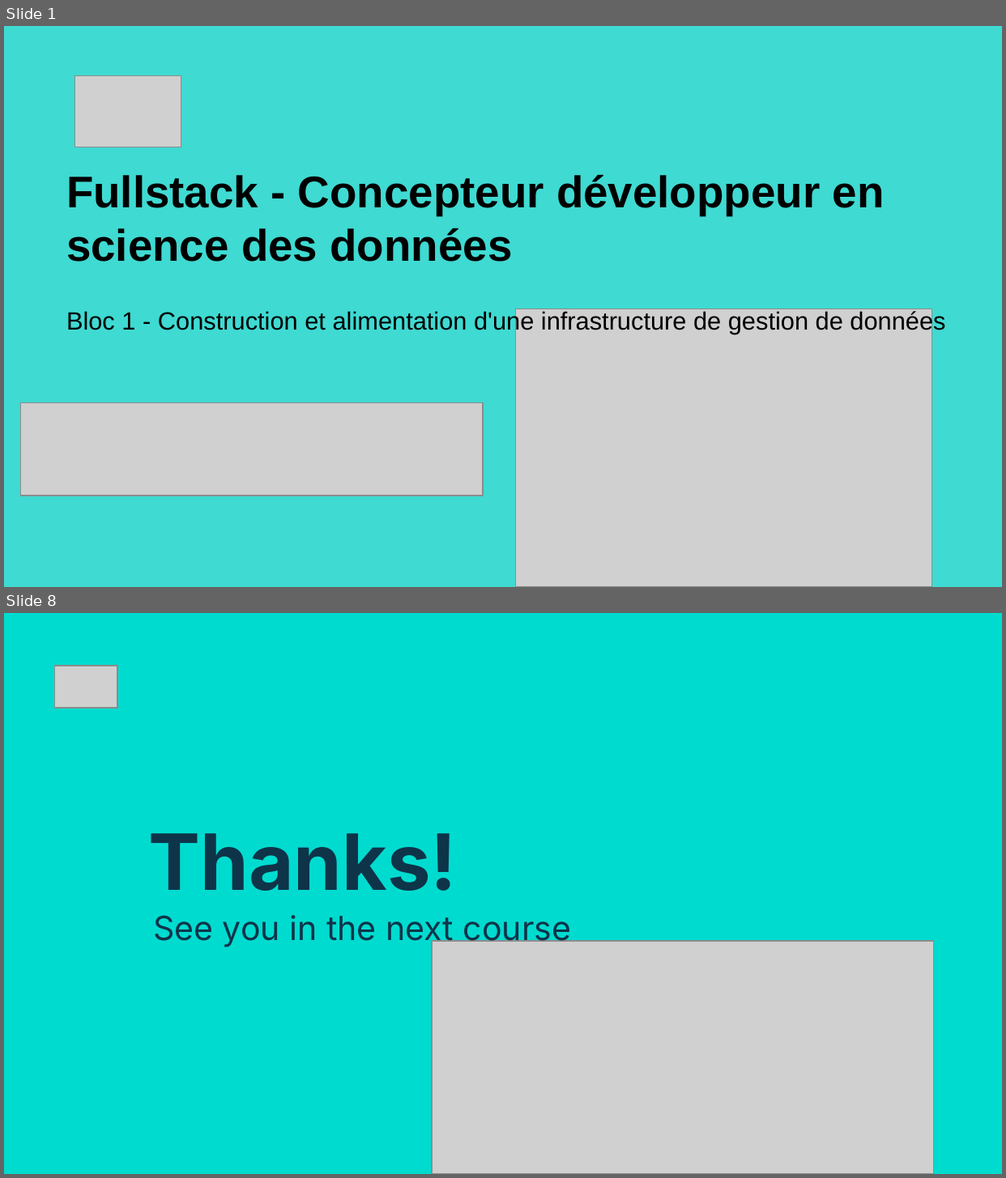
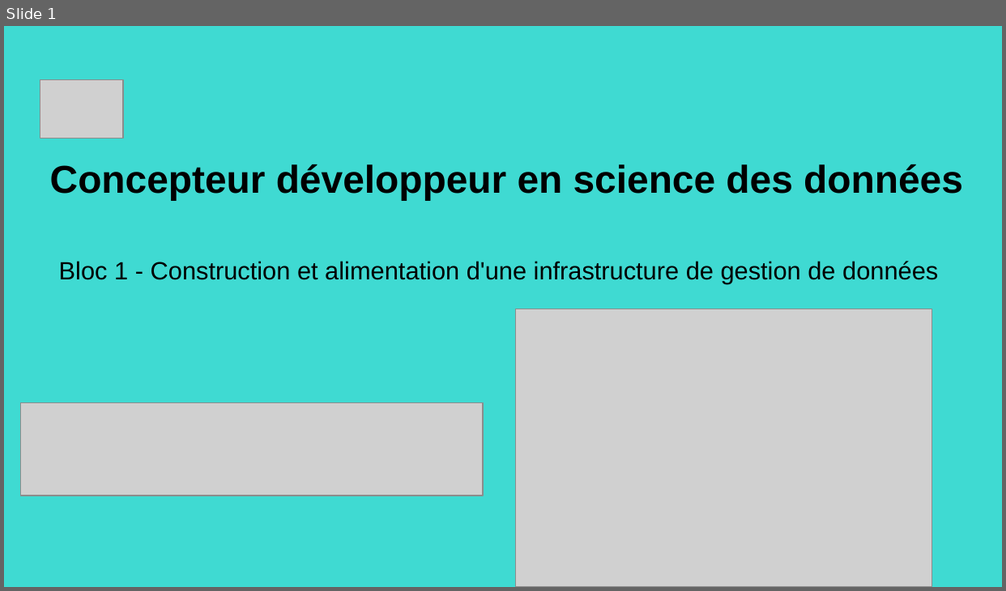
Before and after one commit to Nath-data13/DSFS_certif_2025, a slide deck: Bloc1/bloc1_kayak.pptx. Shown one above the other, each under a label of ours: slides 1 and 8 before the commit, slide 1 after it; the slides between them are not shown. The pictures are 1006x1178 and 1006x591 pixels, drawn with LibreOffice and Linux fonts; fonts in the diff are those of the drawing; grey boxes stand for pictures. Boxes give left, top, right and bottom in pixels: in the first picture for what was removed or moved away, otherwise in the second. Text is boxed around its words. In the diff, an @@ line names an element or a change of style, - is before the commit and + after.

```diff
--- a/Bloc1/bloc1_kayak.pptx
+++ b/Bloc1/bloc1_kayak.pptx
@@ slide 8 removed at (x1=4, y1=613, x2=1002, y2=1174), background #00DBD0 @@
@@ picture removed at (x1=55, y1=666, x2=117, y2=708) @@
@@ title removed at (x1=149, y1=833, x2=457, y2=891) @@
-Thanks!
@@ title removed at (x1=153, y1=915, x2=571, y2=948) @@
-See you in the next course
@@ picture removed at (x1=432, y1=941, x2=934, y2=1174) @@
@@ slide 1 changed as well @@
@@ picture resized from (x1=74, y1=76, x2=181, y2=147) to (x1=40, y1=80, x2=123, y2=139) @@
@@ title at (x1=50, y1=165, x2=963, y2=200): text changed; size 32 to 28 pt @@
-Fullstack - Concepteur développeur en science des données
+Concepteur développeur en science des données
@@ title "Bloc 1 - Construction et ..." moved from (x1=66, y1=310, x2=945, y2=335) to (x1=59, y1=261, x2=938, y2=284) @@
```
Also in this commit, not shown: 1 other slide changed, 9 slides added, 5 other slides removed, 2 other files.
